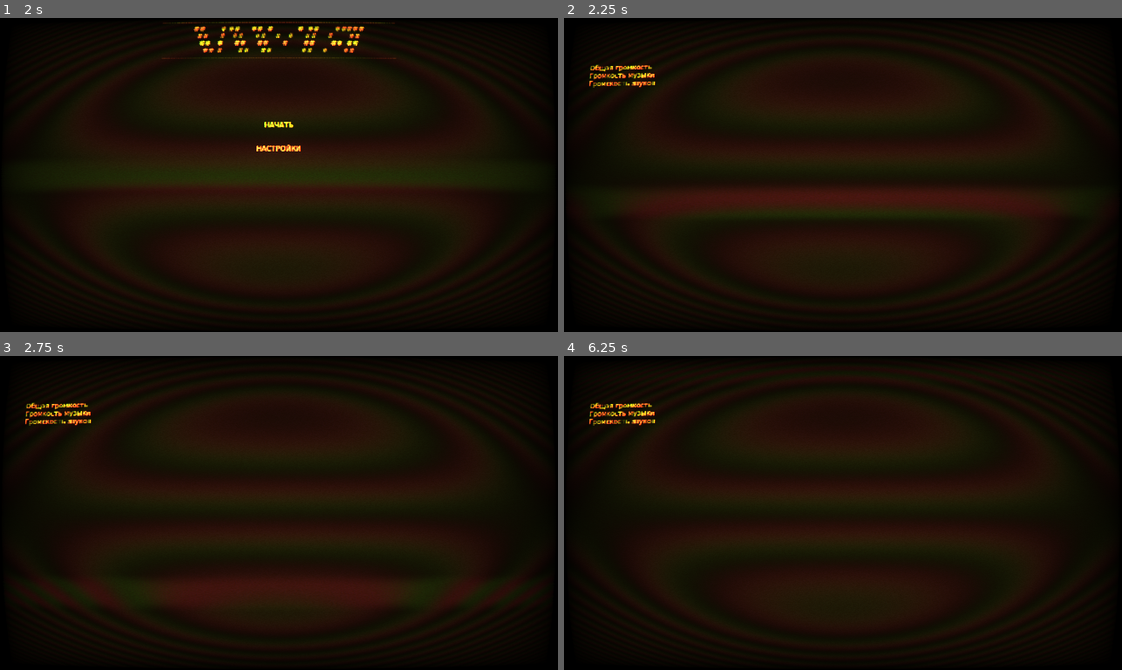
Above: before the commit, frames 1-4 (two rows, left to right).
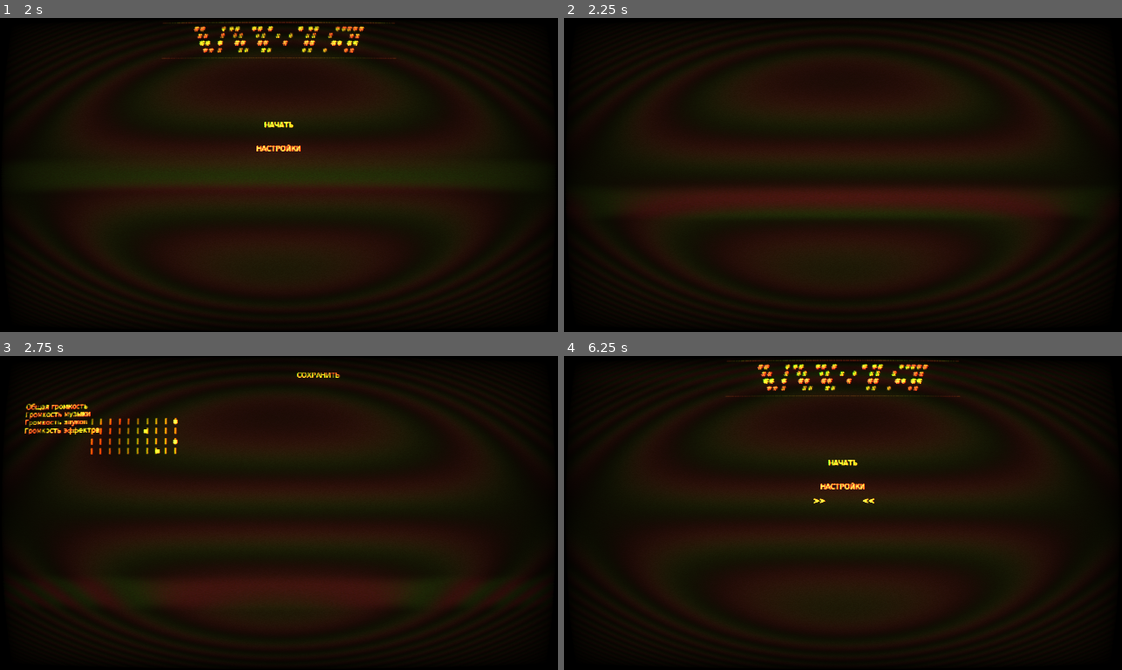
Above: after the commit, the same moments.

Repository: Fugach/Crashers-Squared
Game: Godot game, scene res://main_menu.tscn
Same seed, same stepped clock (60 frames per second), same inputs: the game is played once before the commit and once after it. Sound files missing from this copy of the repository are replaced by a short silence.
Inputs (mouse positions are in pixels of both pictures, inside the frame that each line leads up to):
- Up to frame 1 (2 s): tap Enter at 0.5 s; move the mouse to (401, 159) at 0.52 s; hold D (move_right) from 0.53 s (still down); tap F8 (crash) at 0.6 s; tap Space (jump) at 0.77, 1.52 s; move the mouse to (167, 190) at 1.27 s; tap E (interact) at 1.35 s
- Up to frame 2 (2.25 s): release D (move_right) at 2 s; click (843, 193) at 2 s
- Up to frame 3 (2.75 s): no input
- Up to frame 4 (6.25 s): click (843, 381) at 2.77 s; click (843, 500) at 3.52 s; click (843, 500) at 4.25 s, where only the run after the commit has a clickable ">> <<"; tap R (respawn) at 5 s; move the mouse to (898, 443) at 5.02 s; hold A (move_left) 5.03-5.75 s; tap 1 (item1) at 5.1 s; click (843, 500) at 5.77 s

Frame 1 is identical in both runs. In frame 2, 0.4% of the frame differs, in the area x 4-17%, y 14-23%; in frame 3, 1.3%; in frame 4, 1.8%, in the area x 4-71%, y 1-47%.

Commit message:
+ Настройки звука + Настройки сохраняются в %APPDATA%\Godot\app_userdata\game

Diff:
--- /dev/null
+++ b/config.gd
@@ -0,0 +1,24 @@
+extends Node
+
+var config = ConfigFile.new()
+const CONFIG_FILE_PATH = "user://config.ini"
+
+
+func _ready():
+	if not FileAccess.file_exists(CONFIG_FILE_PATH):
+		config.set_value("audio", "global_volume", 100.0)
+		config.set_value("audio", "music_volume", 65.0)
+		config.set_value("audio", "sound_volume", 100.0)
+		config.set_value("audio", "atmosphere_volume", 80.0)
+		config.save(CONFIG_FILE_PATH)
+	else:
+		config.load(CONFIG_FILE_PATH)
+
+func save_audio(global_volume, music_volume, sound_volume, atmosphere_volume):
+	config.set_value("audio", "global_volume", global_volume)
+	config.set_value("audio", "music_volume", music_volume)
+	config.set_value("audio", "sound_volume", sound_volume)
+	config.set_value("audio", "atmosphere_volume", atmosphere_volume)
+	config.save(CONFIG_FILE_PATH)
+func get_value(section, key):
+	return config.get_value(section, key)
--- a/default_bus_layout.tres
+++ b/default_bus_layout.tres
@@ -13,3 +13,9 @@
 bus/2/bypass_fx = false
 bus/2/volume_db = 0.0
 bus/2/send = &"Master"
+bus/3/name = &"atmosphere"
+bus/3/solo = false
+bus/3/mute = false
+bus/3/bypass_fx = false
+bus/3/volume_db = 0.0
+bus/3/send = &"Master"
--- a/global_vars.gd
+++ b/global_vars.gd
@@ -1,4 +1,5 @@
 extends Node
+
 @onready var main : Node2D = null
 @onready var player : CharacterBody2D = null
 @onready var player_hp : int = 100
--- a/main.tscn
+++ b/main.tscn
@@ -939,6 +939,7 @@
 stream = ExtResource("17_ok6jj")
 autoplay = true
 max_distance = 350.0
+bus = &"music"
 parameters/looping = true
 
 [node name="mus_muff" type="AudioStreamPlayer2D" parent="table" unique_id=528368749]
@@ -946,6 +947,7 @@
 stream = ExtResource("25_b1qrp")
 volume_db = -80.0
 autoplay = true
+bus = &"music"
 parameters/looping = true
 
 [node name="Player" type="CharacterBody2D" parent="." unique_id=2101440871]
@@ -963,13 +965,16 @@
 [node name="wall_slide_loop" type="AudioStreamPlayer2D" parent="Player" unique_id=7632907]
 stream = ExtResource("5_5vw27")
 autoplay = true
+bus = &"sound"
 
 [node name="wind" type="AudioStreamPlayer2D" parent="Player" unique_id=870212774]
 stream = ExtResource("3_ycdy4")
 autoplay = true
+bus = &"sound"
 
 [node name="steps" type="AudioStreamPlayer2D" parent="Player" unique_id=1928414028]
 stream = SubResource("AudioStreamRandomizer_5vw27")
+bus = &"sound"
 
 [node name="AnimationPlayer" type="AnimationPlayer" parent="Player" unique_id=1903460861]
 libraries/ = SubResource("AnimationLibrary_q6r6c")
--- a/main_menu.gd
+++ b/main_menu.gd
@@ -3,6 +3,8 @@
 @onready var text: RichTextLabel = $RichTextLabel
 
 func _ready() -> void:
+	load_config()
+	$settings_things.hide()
 	$start.hide()
 	$settings.hide()
 	text.text = ""
@@ -17,8 +19,11 @@
 func repeat(input, amount):
 	for x in amount:
 		text.text += input
+func wait(x):
+	await get_tree().create_timer(x).timeout
 
 func main_menu():
+	$settings_things.hide()
 	text.text = ""
 	text.horizontal_alignment = HORIZONTAL_ALIGNMENT_CENTER
 	text.text = "-".repeat(100)
@@ -38,19 +43,28 @@
 	$start.hide()
 	text.text = ""
 	text.horizontal_alignment = HORIZONTAL_ALIGNMENT_LEFT
-	text.text += "\n\n\n\n\n\n"
+	await wait(0.2)
+	$settings_things.show()
+	text.text += "\n\n"
+	repeat(" ", 134)
+	text.text += "СОХРАНИТЬ\n\n\n\n"
 	repeat(" ", 10)
 	text.text += "Общая громкость\n"
 	repeat(" ", 10)
 	text.text += "Громкость музыки\n"
 	repeat(" ", 10)
-	text.text += "Громскость звуков\n"
+	text.text += "Громкость звуков\n"
+	repeat(" ", 10)
+	text.text += "Громкость эффектов\n"
 
 func _process(delta: float) -> void:
 	pass
 
-func wait(x):
-	await get_tree().create_timer(x).timeout
+func load_config():
+	$settings_things/global_volume.value = GlobalConfig.get_value("audio", "global_volume")
+	$settings_things/mus_volume.value = GlobalConfig.get_value("audio", "music_volume")
+	$settings_things/snd_volume.value = GlobalConfig.get_value("audio", "sound_volume")
+	$settings_things/atm_volume.value = GlobalConfig.get_value("audio", "atmosphere_volume")
 
 func _on_start_button_pressed() -> void:
 	GlobalVars.lifes = 3
@@ -62,9 +76,31 @@
 	$start.text = ""
 
 func _on_settings_pressed() -> void:
+	$settings_things/global_volume.value = GlobalConfig.get_value("audio", "global_volume")
+	$settings_things/mus_volume.value = GlobalConfig.get_value("audio", "music_volume")
+	$settings_things/snd_volume.value = GlobalConfig.get_value("audio", "sound_volume")
+	$settings_things/atm_volume.value = GlobalConfig.get_value("audio", "atmosphere_volume")
 	settings()
 func _on_settings_mouse_entered() -> void:
 	$choose.play()
 	$settings.text = ">>                          <<"
 func _on_settings_mouse_exited() -> void:
 	$settings.text = ""
+
+func _on_settings_back_pressed() -> void:
+	GlobalConfig.save_audio($settings_things/global_volume.value, $settings_things/mus_volume.value,\
+	$settings_things/snd_volume.value, $settings_things/atm_volume.value)
+	main_menu()
+func _on_settings_back_mouse_entered() -> void:
+	$settings_things/back.text = ">>                        <<"
+func _on_settings_back_mouse_exited() -> void:
+	$settings_things/back.text = ""
+
+func _on_global_volume_value_changed(value: float) -> void:
+	AudioServer.set_bus_volume_db(AudioServer.get_bus_index("Master"), linear_to_db(value) - 30)
+func _on_mus_volume_value_changed(value: float) -> void:
+	AudioServer.set_bus_volume_db(AudioServer.get_bus_index("music"), linear_to_db(value) - 30)
+func _on_snd_volume_value_changed(value: float) -> void:
+	AudioServer.set_bus_volume_db(AudioServer.get_bus_index("sound"), linear_to_db(value) - 30)
+func _on_atm_volume_value_changed(value: float) -> void:
+	AudioServer.set_bus_volume_db(AudioServer.get_bus_index("atmosphere"), linear_to_db(value) - 30)
--- a/main_menu.tscn
+++ b/main_menu.tscn
@@ -6,6 +6,10 @@
 [ext_resource type="AudioStream" uid="uid://biw2ws4aiws52" path="res://sounds/UI/crt_noise.ogg" id="4_jix8l"]
 [ext_resource type="FontFile" uid="uid://bt6dalva50viv" path="res://cyrillic.tres" id="4_nlkkf"]
 [ext_resource type="AudioStream" uid="uid://cnkdtr18gm8lj" path="res://sounds/UI/choose.ogg" id="5_glbon"]
+[ext_resource type="Texture2D" uid="uid://b765v15wc134m" path="res://textures/UI/grabber.png" id="7_0o4t1"]
+[ext_resource type="Texture2D" uid="uid://n764luyo8kt5" path="res://textures/UI/grabber_highlight.png" id="8_0k4wn"]
+[ext_resource type="Texture2D" uid="uid://dcnoxmmn1xfjq" path="res://textures/UI/grabber_disabled.png" id="9_j5v2v"]
+[ext_resource type="Texture2D" uid="uid://i7px4o5ricvf" path="res://textures/UI/tick.png" id="10_iotk1"]
 
 [sub_resource type="ShaderMaterial" id="ShaderMaterial_06t4h"]
 resource_local_to_scene = true
@@ -39,6 +43,12 @@
 
 [sub_resource type="StyleBoxEmpty" id="StyleBoxEmpty_jix8l"]
 
+[sub_resource type="StyleBoxEmpty" id="StyleBoxEmpty_0o4t1"]
+
+[sub_resource type="StyleBoxEmpty" id="StyleBoxEmpty_w44g7"]
+content_margin_left = 100.0
+content_margin_right = 0.0
+
 [node name="Node2D" type="Node2D" unique_id=1507907383]
 script = ExtResource("1_fu7sn")
 
@@ -53,8 +63,8 @@
 mouse_filter = 2
 
 [node name="Sprite2D" type="Sprite2D" parent="." unique_id=354371820]
-position = Vector2(640, 359.99997)
-scale = Vector2(20, 11.249999)
+position = Vector2(320, 180)
+scale = Vector2(10, 5.625)
 texture = ExtResource("2_7vrkn")
 
 [node name="RichTextLabel" type="RichTextLabel" parent="." unique_id=22106723]
@@ -81,6 +91,7 @@
 [node name="noise" type="AudioStreamPlayer" parent="." unique_id=916473469]
 stream = ExtResource("4_jix8l")
 autoplay = true
+bus = &"atmosphere"
 parameters/looping = true
 
 [node name="start" type="Button" parent="." unique_id=978894720]
@@ -104,6 +115,7 @@
 
 [node name="choose" type="AudioStreamPlayer2D" parent="." unique_id=645220742]
 stream = ExtResource("5_glbon")
+bus = &"sound"
 
 [node name="settings" type="Button" parent="." unique_id=521719144]
 modulate = Color(6.840123, 6.840123, 6.840123, 1)
@@ -124,9 +136,100 @@
 theme_override_styles/disabled = SubResource("StyleBoxEmpty_8qtwp")
 theme_override_styles/focus = SubResource("StyleBoxEmpty_jix8l")
 
+[node name="settings_things" type="Node2D" parent="." unique_id=209014950]
+
+[node name="global_volume" type="HSlider" parent="settings_things" unique_id=173729884]
+modulate = Color(6.840123, 6.840123, 6.840123, 1)
+offset_left = 104.0
+offset_top = 68.0
+offset_right = 204.0
+offset_bottom = 84.0
+theme_override_icons/grabber = ExtResource("7_0o4t1")
+theme_override_icons/grabber_highlight = ExtResource("8_0k4wn")
+theme_override_icons/grabber_disabled = ExtResource("9_j5v2v")
+theme_override_icons/tick = ExtResource("10_iotk1")
+theme_override_styles/slider = SubResource("StyleBoxEmpty_0o4t1")
+tick_count = 10
+ticks_on_borders = true
+ticks_position = 3
+
+[node name="mus_volume" type="HSlider" parent="settings_things" unique_id=754434859]
+modulate = Color(6.840123, 6.840123, 6.840123, 1)
+offset_left = 104.0
+offset_top = 79.0
+offset_right = 204.0
+offset_bottom = 95.0
+theme_override_icons/grabber = ExtResource("7_0o4t1")
+theme_override_icons/grabber_highlight = ExtResource("8_0k4wn")
+theme_override_icons/grabber_disabled = ExtResource("9_j5v2v")
+theme_override_icons/tick = ExtResource("10_iotk1")
+theme_override_styles/slider = SubResource("StyleBoxEmpty_w44g7")
+rounded = true
+tick_count = 10
+ticks_on_borders = true
+ticks_position = 3
+
+[node name="snd_volume" type="HSlider" parent="settings_things" unique_id=6972149]
+modulate = Color(6.840123, 6.840123, 6.840123, 1)
+offset_left = 104.0
+offset_top = 91.0
+offset_right = 204.0
+offset_bottom = 107.0
+theme_override_icons/grabber = ExtResource("7_0o4t1")
+theme_override_icons/grabber_highlight = ExtResource("8_0k4wn")
+theme_override_icons/grabber_disabled = ExtResource("9_j5v2v")
+theme_override_icons/tick = ExtResource("10_iotk1")
+theme_override_styles/slider = SubResource("StyleBoxEmpty_w44g7")
+rounded = true
+tick_count = 10
+ticks_on_borders = true
+ticks_position = 3
+
+[node name="atm_volume" type="HSlider" parent="settings_things" unique_id=403422119]
+modulate = Color(6.840123, 6.840123, 6.840123, 1)
+offset_left = 104.0
+offset_top = 102.0
+offset_right = 204.0
+offset_bottom = 118.0
+theme_override_icons/grabber = ExtResource("7_0o4t1")
+theme_override_icons/grabber_highlight = ExtResource("8_0k4wn")
+theme_override_icons/grabber_disabled = ExtResource("9_j5v2v")
+theme_override_icons/tick = ExtResource("10_iotk1")
+theme_override_styles/slider = SubResource("StyleBoxEmpty_w44g7")
+rounded = true
+tick_count = 10
+ticks_on_borders = true
+ticks_position = 3
+
+[node name="back" type="Button" parent="settings_things" unique_id=1418332008]
+modulate = Color(6.840123, 6.840123, 6.840123, 1)
+offset_left = 278.0
+offset_top = 17.0
+offset_right = 438.0
+offset_bottom = 64.0
+scale = Vector2(0.5, 0.5)
+theme_override_colors/font_color = Color(0.4627451, 0.25882354, 0.050980393, 1)
+theme_override_colors/font_focus_color = Color(0.56078434, 0.31764707, 0.06666667, 1)
+theme_override_colors/font_pressed_color = Color(0.63671875, 0.3662476, 0.08705139, 1)
+theme_override_colors/font_hover_color = Color(0.56078434, 0.31764707, 0.06666667, 1)
+theme_override_colors/font_hover_pressed_color = Color(0.63529414, 0.3647059, 0.08627451, 1)
+theme_override_fonts/font = ExtResource("4_nlkkf")
+theme_override_styles/normal = SubResource("StyleBoxEmpty_nlkkf")
+theme_override_styles/pressed = SubResource("StyleBoxEmpty_qe12f")
+theme_override_styles/hover = SubResource("StyleBoxEmpty_glbon")
+theme_override_styles/disabled = SubResource("StyleBoxEmpty_8qtwp")
+theme_override_styles/focus = SubResource("StyleBoxEmpty_jix8l")
+
 [connection signal="mouse_entered" from="start" to="." method="_on_start_button_mouse_entered"]
 [connection signal="mouse_exited" from="start" to="." method="_on_start_button_mouse_exited"]
 [connection signal="pressed" from="start" to="." method="_on_start_button_pressed"]
 [connection signal="mouse_entered" from="settings" to="." method="_on_settings_mouse_entered"]
 [connection signal="mouse_exited" from="settings" to="." method="_on_settings_mouse_exited"]
 [connection signal="pressed" from="settings" to="." method="_on_settings_pressed"]
+[connection signal="value_changed" from="settings_things/global_volume" to="." method="_on_global_volume_value_changed"]
+[connection signal="value_changed" from="settings_things/mus_volume" to="." method="_on_mus_volume_value_changed"]
+[connection signal="value_changed" from="settings_things/snd_volume" to="." method="_on_snd_volume_value_changed"]
+[connection signal="value_changed" from="settings_things/atm_volume" to="." method="_on_atm_volume_value_changed"]
+[connection signal="mouse_entered" from="settings_things/back" to="." method="_on_settings_back_mouse_entered"]
+[connection signal="mouse_exited" from="settings_things/back" to="." method="_on_settings_back_mouse_exited"]
+[connection signal="pressed" from="settings_things/back" to="." method="_on_settings_back_pressed"]
--- a/project.godot
+++ b/project.godot
@@ -21,6 +21,7 @@
 [autoload]
 
 GlobalVars="*res://global_vars.gd"
+GlobalConfig="*uid://cbfqridi3qseq"
 
 [display]
 
--- a/rocket.tscn
+++ b/rocket.tscn
@@ -143,6 +143,7 @@
 
 [node name="AudioStreamPlayer2D" type="AudioStreamPlayer2D" parent="Babax" unique_id=831942429]
 stream = SubResource("AudioStreamRandomizer_xk1bh")
+bus = &"sound"
 
 [connection signal="finished" from="CPUParticles2D" to="." method="_on_cpu_particles_2d_finished"]
 [connection signal="timeout" from="DistanceTimeout" to="." method="_on_distance_timeout"]
--- a/weapons/RL/rl_pickable.tscn
+++ b/weapons/RL/rl_pickable.tscn
@@ -30,6 +30,7 @@
 
 [node name="pickup" type="AudioStreamPlayer2D" parent="." unique_id=1886604973]
 stream = ExtResource("62_gauwa")
+bus = &"sound"
 
 [connection signal="body_entered" from="Area2D" to="." method="_on_area_2d_body_entered"]
 [connection signal="finished" from="pickup" to="." method="_on_pickup_finished"]
Not shown, added: config.gd.uid
Binary file added: textures/UI/grabber.png
Not shown, added: textures/UI/grabber.png.import
Binary file added: textures/UI/grabber_disabled.png
Not shown, added: textures/UI/grabber_disabled.png.import
Binary file added: textures/UI/grabber_highlight.png
Not shown, added: textures/UI/grabber_highlight.png.import
Binary file added: textures/UI/tick.png
Not shown, added: textures/UI/tick.png.import
